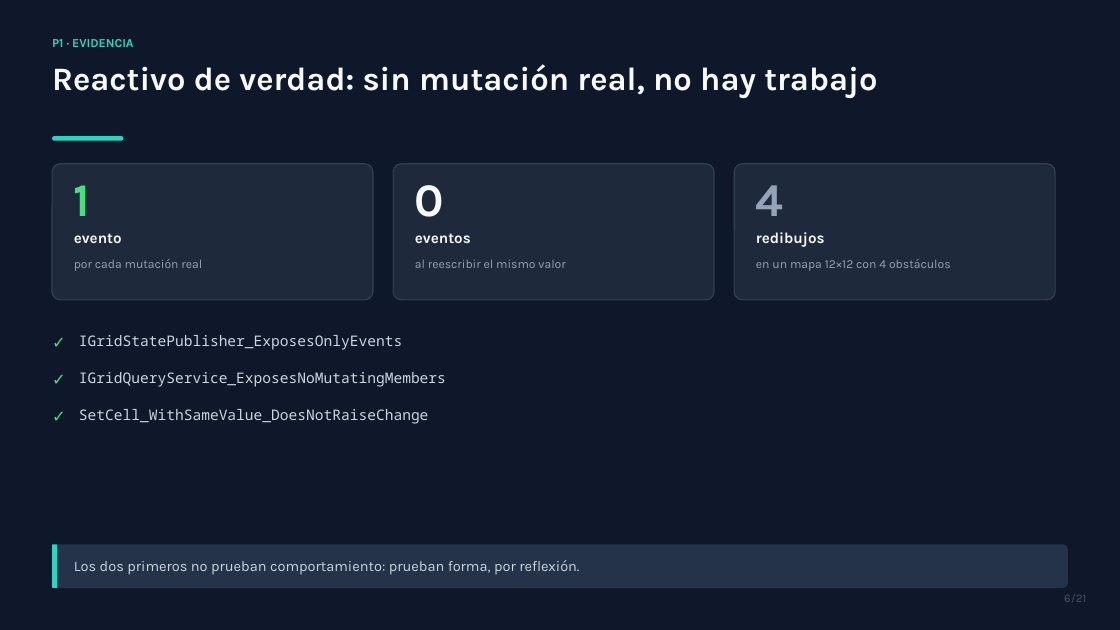
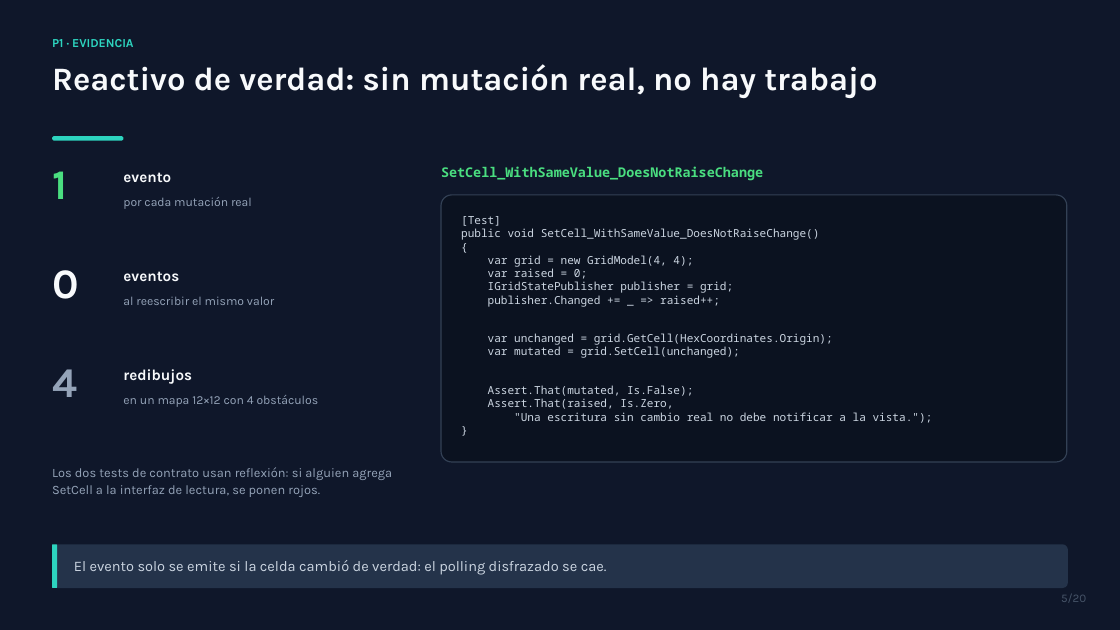
Before and after one commit to SenKetZu/HexPG, a slide deck: slide 5 of docs/presentacion/TP2-VoidHex-Tactics.pptx (slide 6 before the commit). Drawn at 1120x630 pixels with LibreOffice and Linux fonts; fonts in the diff are those of the drawing. Boxes give left, top, right and bottom in pixels: in the first picture for what was removed or moved away, otherwise in the second. Text is boxed around its words. In the diff, an @@ line names an element or a change of style, - is before the commit and + after.

Commit message:
Rebuild the deck: drop the layers slide, remove rubric phrasing, show the real test code

```diff
--- a/docs/presentacion/TP2-VoidHex-Tactics.pptx
+++ b/docs/presentacion/TP2-VoidHex-Tactics.pptx
@@ text "1": place and size @@
-text "1" at (74, 185, 91, 216)
+text "1" at (52, 171, 67, 199)
@@ rounded rectangle removed at (52, 164, 373, 300) @@
@@ text "evento": place and size @@
-text "evento" at (74, 233, 122, 243)
+text "evento" at (123, 172, 171, 182)
@@ rounded rectangle removed at (393, 164, 714, 300) @@
@@ text "SetCell_WithSameValue_DoesNotRaiseChange": place and size @@
-text "SetCell_WithSameValue_DoesNotRaiseChange" at (79, 409, 429, 424)
+text "SetCell_WithSameValue_DoesNotRaiseChange" at (441, 166, 763, 181)
@@ text "SetCell_WithSameValue_DoesNotRaiseChange" at (441, 166, 763, 181): size 12.5 to 11.5 pt, text colour #CBD5E1 to #4ADE80, bold on @@
@@ rounded rectangle removed at (734, 164, 1055, 300) @@
@@ text "por cada mutación real": place and size @@
-text "por cada mutación real" at (74, 259, 202, 271)
+text "por cada mutación real" at (123, 197, 252, 209)
@@ rounded rectangle added at (441, 195, 1067, 462), fill #0B1220, outline #334155 1 pt @@
@@ text added at (461, 216, 933, 423), 9.5 pt, text #CBD5E1 @@
+[Test]
+public void SetCell_WithSameValue_DoesNotRaiseChange()
+{
+var grid = new GridModel(4, 4);
+var raised = 0;
+IGridStatePublisher publisher = grid;
+publisher.Changed += _ => raised++;
+var unchanged = grid.GetCell(HexCoordinates.Origin);
+var mutated = grid.SetCell(unchanged);
+Assert.That(mutated, Is.False);
+Assert.That(raised, Is.Zero,
+"Una escritura sin cambio real no debe notificar a la vista.");
+}
@@ text "0": place and size @@
-text "0" at (415, 185, 444, 217)
+text "0" at (52, 270, 79, 299)
@@ text "eventos": place and size @@
-text "eventos" at (415, 233, 471, 243)
+text "eventos" at (123, 271, 179, 281)
@@ text "al reescribir el mismo valor": place and size @@
-text "al reescribir el mismo valor" at (415, 259, 565, 268)
+text "al reescribir el mismo valor" at (123, 296, 274, 305)
@@ size 40 to 36 pt in 3 elements at (52, 171, 67, 199), (52, 270, 79, 299), (52, 369, 77, 397) @@
@@ text "4": place and size @@
-text "4" at (756, 185, 784, 216)
+text "4" at (52, 369, 77, 397)
@@ text removed at (52, 332, 77, 357) @@
-✓
@@ text removed at (79, 335, 402, 350) @@
-IGridStatePublisher_ExposesOnlyEvents
@@ text removed at (52, 369, 77, 394) @@
-✓
@@ text removed at (79, 372, 446, 387) @@
-IGridQueryService_ExposesNoMutatingMembers
@@ text "redibujos": place and size @@
-text "redibujos" at (756, 232, 825, 247)
+text "redibujos" at (123, 369, 192, 384)
@@ text removed at (52, 406, 77, 431) @@
-✓
@@ text "en un mapa 12×12 con ...": place and size @@
-text "en un mapa 12×12 con ..." at (756, 259, 951, 271)
+text "en un mapa 12×12 con ..." at (123, 395, 319, 407)
@@ text added at (52, 467, 392, 497), 11 pt, text #94A3B8 @@
+Los dos tests de contrato usan reflexión: si alguien agrega SetCell a la interfaz de lectura, se ponen rojos.
@@ text at (74, 560, 607, 575): text changed @@
-Los dos primeros no prueban comportamiento: prueban forma, por reflexión.
+El evento solo se emite si la celda cambió de verdad: el polling disfrazado se cae.
@@ text at (1061, 594, 1086, 602): text changed @@
-6/21
+5/20
```
Also in this commit, not shown: 18 other slides changed, 1 slide added, 2 slides removed, 2 other files.
